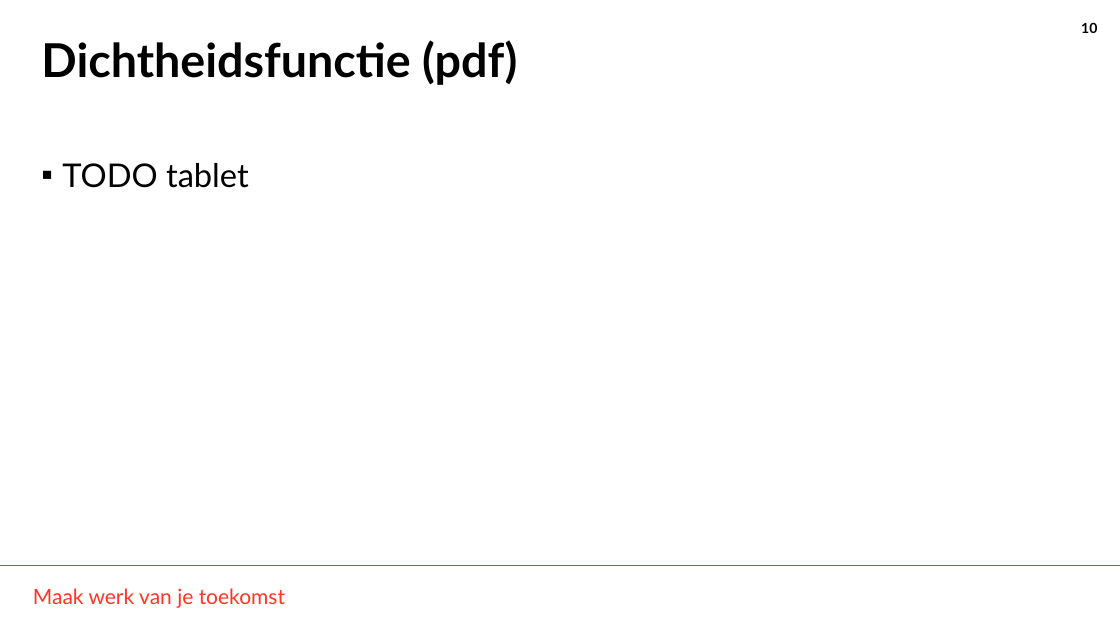
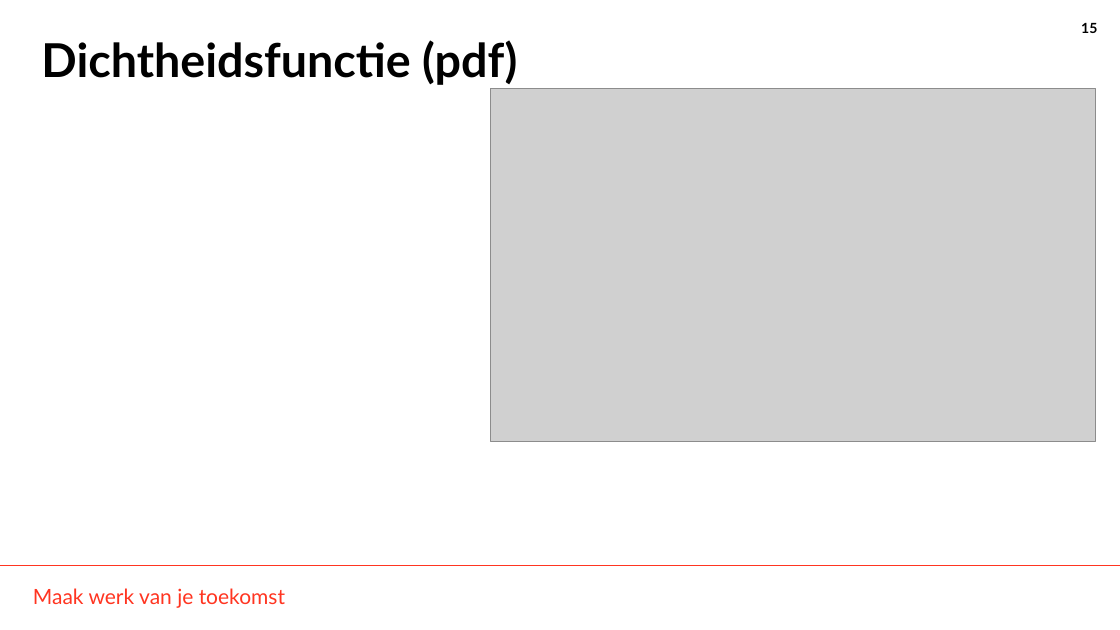
Before and after one commit to THellemans/data-science-syntra-ab, a slide deck: slide 15 of 06 statistiek/04 Numerieke data verdelingen verkennen/04 Numerieke data verdelingen verkennen.pptx (slide 10 before the commit). Drawn at 1120x630 pixels with LibreOffice and Linux fonts; fonts in the diff are those of the drawing; grey boxes stand for pictures; background and template pictures are left out. Boxes give left, top, right and bottom in pixels: in the first picture for what was removed or moved away, otherwise in the second. Text is boxed around its words. In the diff, an @@ line names an element or a change of style, - is before the commit and + after.

```diff
--- a/06 statistiek/04 Numerieke data verdelingen verkennen/04 Numerieke data verdelingen verkennen.pptx
+++ b/06 statistiek/04 Numerieke data verdelingen verkennen/04 Numerieke data verdelingen verkennen.pptx
@@ page number at box(1081, 23, 1097, 33): text changed @@
-10
+15
@@ picture added at box(491, 88, 1096, 441) @@
@@ text removed at box(62, 163, 249, 188) @@
-▪ TODO tablet
```
Also in this commit, not shown: 9 other slides changed, 4 slides added, 2 slides removed, 3 other files.
